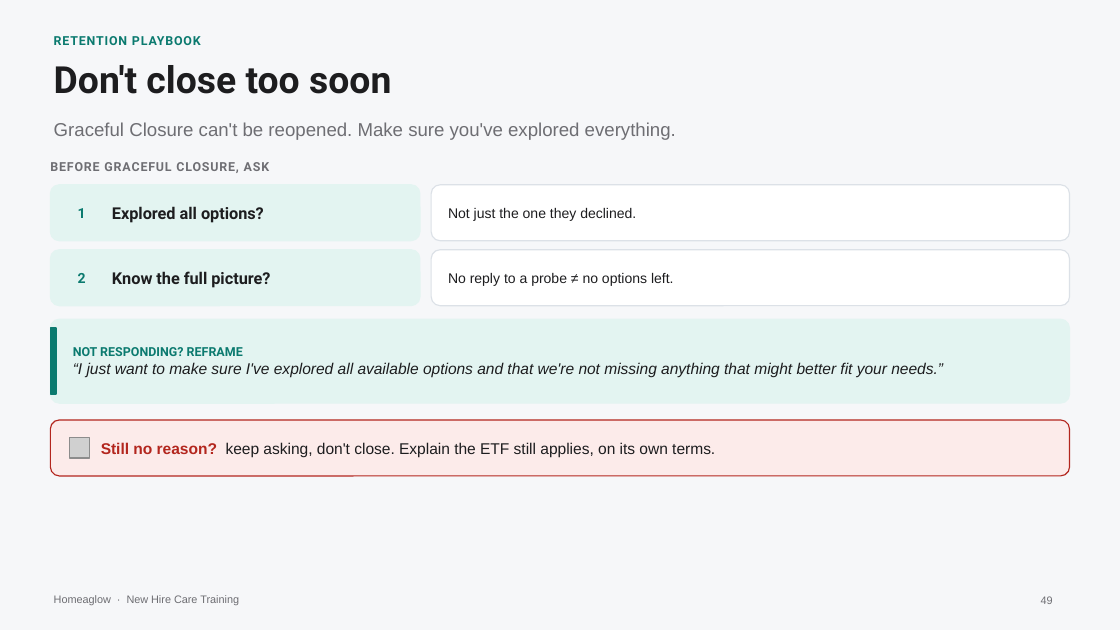
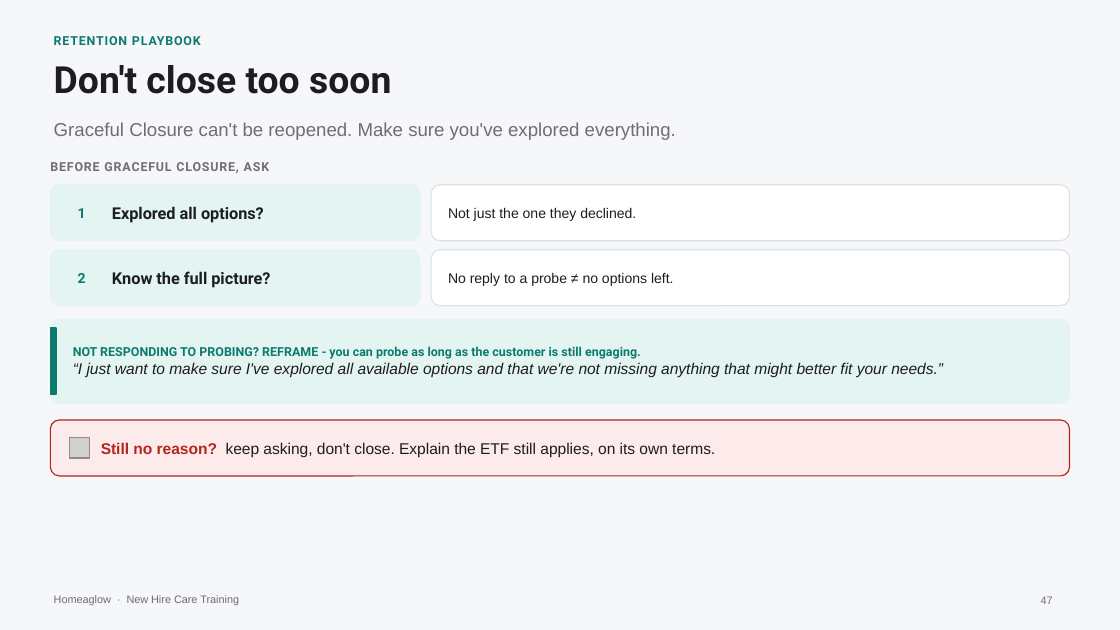
Before and after one commit to anjulimichelle/training, a slide deck: slide 47 of retention-membership-cancellation/retention-membership-cancellation.pptx (slide 49 before the commit). Drawn at 1120x630 pixels with LibreOffice and Linux fonts; fonts in the diff are those of the drawing; grey boxes stand for pictures. Boxes give left, top, right and bottom in pixels: in the first picture for what was removed or moved away, otherwise in the second. Text is boxed around its words. In the diff, an @@ line names an element or a change of style, - is before the commit and + after.

```diff
--- a/retention-membership-cancellation/retention-membership-cancellation.pptx
+++ b/retention-membership-cancellation/retention-membership-cancellation.pptx
@@ text at box(73, 346, 641, 359): text changed @@
-NOT RESPONDING? REFRAME
+NOT RESPONDING TO PROBING? REFRAME - you can probe as long as the customer is still engaging.
@@ page number at box(1041, 596, 1053, 604): text changed @@
-49
+47
```
Also in this commit, not shown: 5 other slides changed, 2 slides removed, 1 other file.
